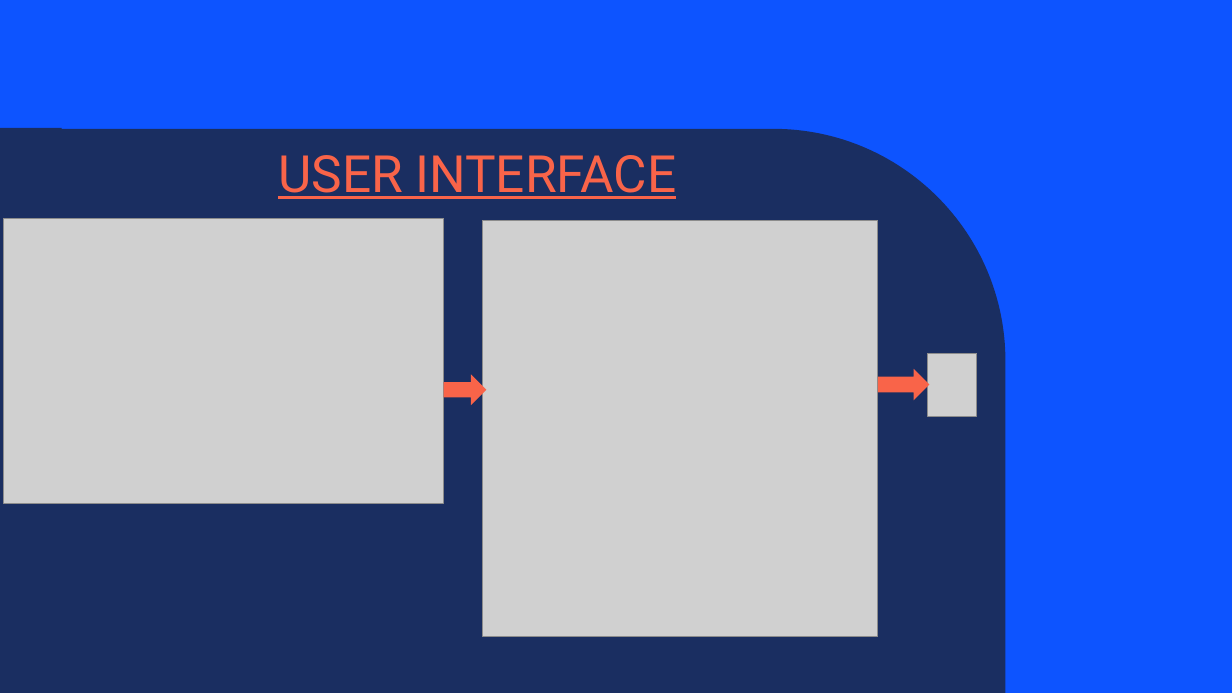
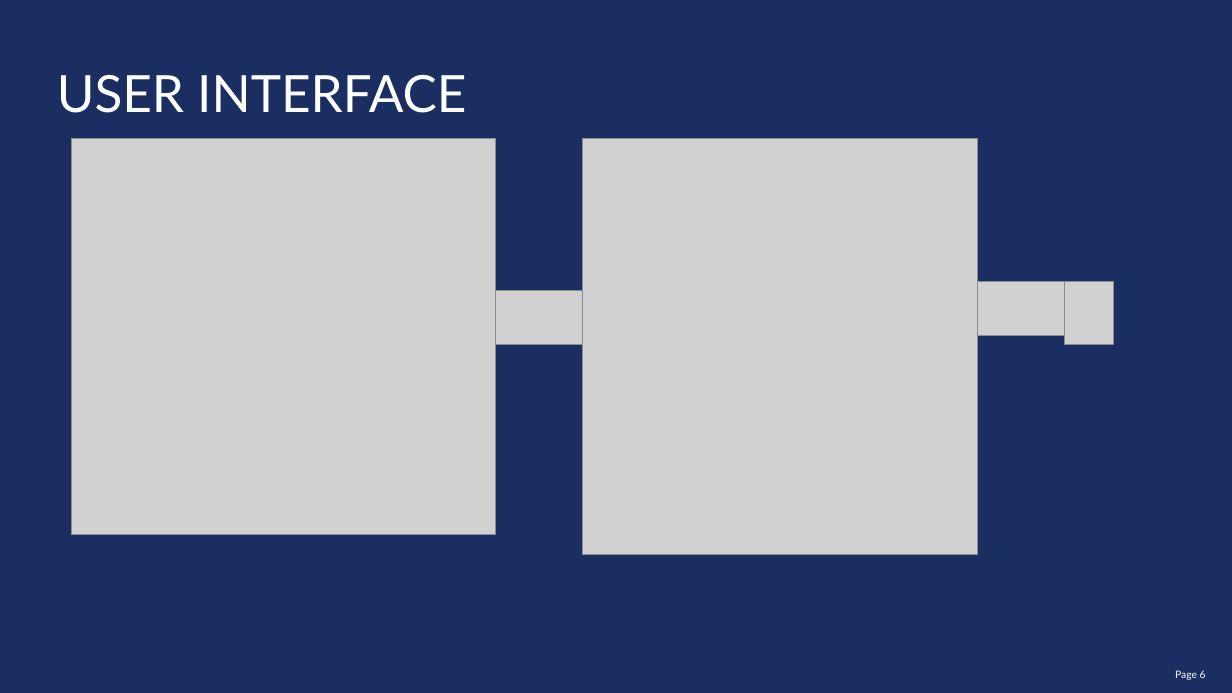
Before and after one commit to Tunir10Chaudhuri/Case_Study_Group_4, a slide deck: slide 6 of Case_Study_Group_4.pptx. Drawn at 1232x693 pixels with LibreOffice and Linux fonts; fonts in the diff are those of the drawing; grey boxes stand for pictures; background and template pictures are left out. Boxes give left, top, right and bottom in pixels: in the first picture for what was removed or moved away, otherwise in the second. Text is boxed around its words. In the diff, an @@ line names an element or a change of style, - is before the commit and + after.

```diff
--- a/Case_Study_Group_4.pptx
+++ b/Case_Study_Group_4.pptx
@@ background #0D54FF to #1A2E61 @@
@@ text "USER INTERFACE": place and size @@
-text "USER INTERFACE" at (278, 155, 677, 199)
+text "USER INTERFACE" at (57, 75, 466, 113)
@@ text "USER INTERFACE" at (57, 75, 466, 113): font Roboto to Lato, text colour #F96449 to #FFFFFF, underline off @@
@@ freeform shape removed at (0, 128, 1006, 693) @@
@@ picture: place and size @@
-picture at (3, 218, 444, 503)
+picture at (71, 139, 495, 535)
@@ picture: place and size @@
-picture at (483, 220, 878, 637)
+picture at (582, 139, 977, 555)
@@ picture added at (496, 291, 583, 345) @@
@@ picture added at (978, 282, 1065, 335) @@
@@ picture: place and size @@
-picture at (928, 353, 977, 416)
+picture at (1065, 281, 1114, 344)
@@ right arrow removed at (444, 374, 486, 405) @@
@@ right arrow removed at (878, 369, 930, 400) @@
@@ page number added at (1175, 670, 1206, 680), 8 pt, text #FFFFFF @@
+Page 6
```
Also in this commit, not shown: 9 other slides changed, 2 slides added, 1 slide removed.
